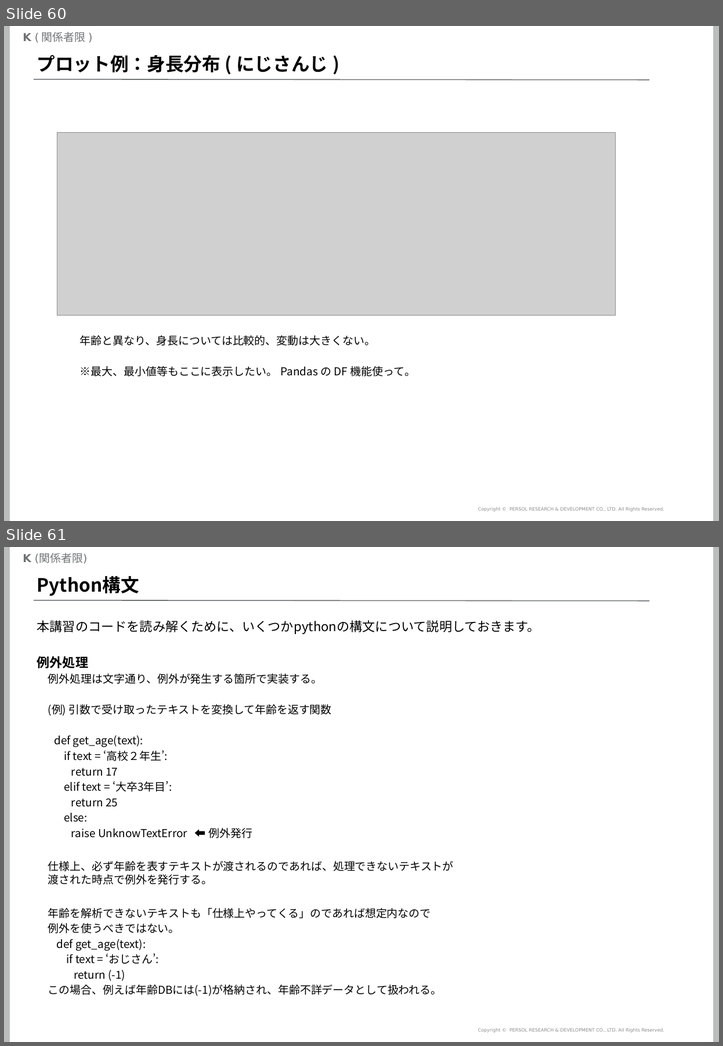
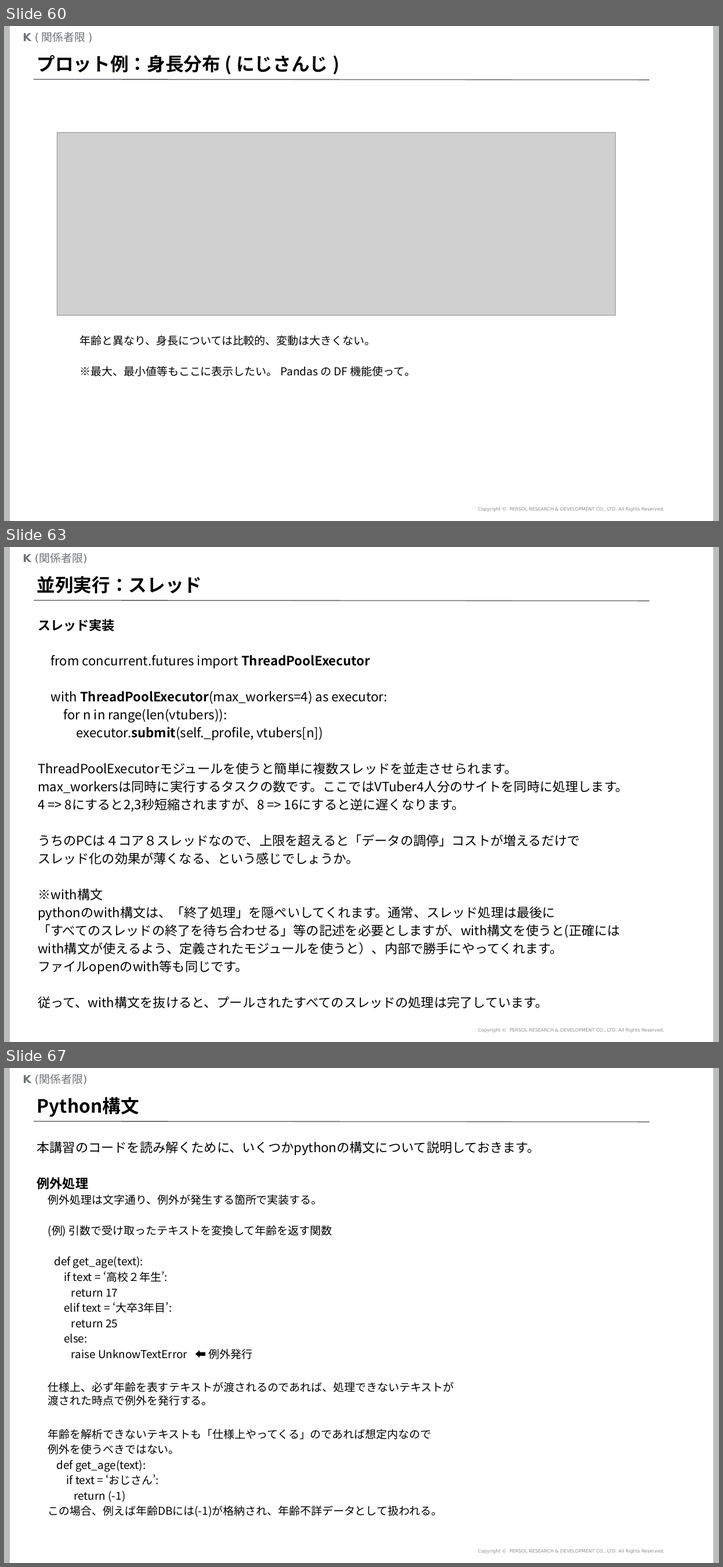
Before and after one commit to mogrodown/python_session, a slide deck: doc/python中級講座_2020.pptx. Shown one above the other, each under a label of ours: slides 60 and 61 before the commit, slides 60, 63 and 67 after it; the slides between them are not shown. The pictures are 723x1046 and 723x1567 pixels, drawn with LibreOffice and Linux fonts; fonts in the diff are those of the drawing; grey boxes stand for pictures; background and template pictures are left out. Boxes give left, top, right and bottom in pixels: in the first picture for what was removed or moved away, otherwise in the second. Text is boxed around its words. In the diff, an @@ line names an element or a change of style, - is before the commit and + after.

```diff
--- a/doc/python中級講座_2020.pptx
+++ b/doc/python中級講座_2020.pptx
@@ slide 63 added at bbox=[4, 547, 719, 1042], background #FFFFFF; not listed: 5 template elements that a slide beside it also shows @@
@@ title added at bbox=[37, 576, 202, 593], 20 pt, text #000000, bold @@
+並列実行：スレッド
@@ text added at bbox=[38, 619, 628, 1008], 14 pt, text #000000 @@
+スレッド実装
+from concurrent.futures import ThreadPoolExecutor
+with ThreadPoolExecutor(max_workers=4) as executor:
+for n in range(len(vtubers)):
+executor.submit(self._profile, vtubers[n])
+ThreadPoolExecutorモジュールを使うと簡単に複数スレッドを並走させられます。
+max_workersは同時に実行するタスクの数です。ここではVTuber4人分のサイトを同時に処理します。
+4 => 8にすると2,3秒短縮されますが、8 => 16にすると逆に遅くなります。
+うちのPCは４コア８スレッドなので、上限を超えると「データの調停」コストが増えるだけで
+スレッド化の効果が薄くなる、という感じでしょうか。
+※with構文
+pythonのwith構文は、「終了処理」を隠ぺいしてくれます。通常、スレッド処理は最後に
+「すべてのスレッドの終了を待ち合わせる」等の記述を必要としますが、with構文を使うと(正確には
+with構文が使えるよう、定義されたモジュールを使うと）、内部で勝手にやってくれます。
+ファイルopenのwith等も同じです。
+従って、with構文を抜けると、プールされたすべてのスレッドの処理は完了しています。
@@ what was slide 61 is now slide 67 @@
```
Also in this commit, not shown: 5 other slides added, 3 other files.
